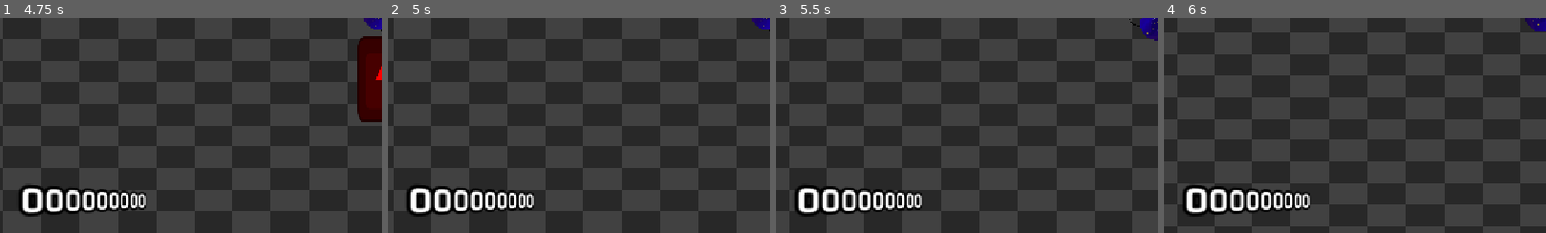
Above: before the commit, frames 1-4 (left to right).
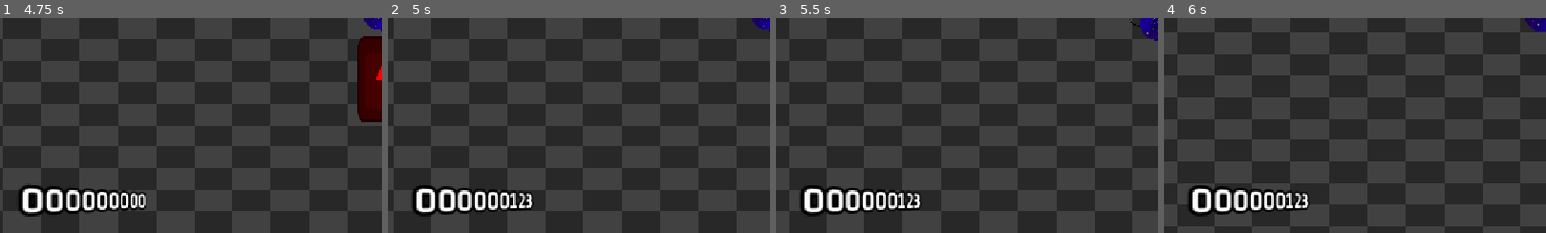
Above: after the commit, the same moments.

Repository: neilavesterinen/Haven-Bounce-Back-Shooter
Game: Godot game, scene res://Scenes/mainmenu/mainmenu.tscn
Same seed, same stepped clock (60 frames per second), same inputs: the game is played once before the commit and once after it. The engine's default icon, where the game draws it, is replaced by a stand-in: a white triangle on a blue panel in a dark square. Sound files missing from this copy of the repository are replaced by a short silence.
Inputs (mouse positions are % of the whole screen's width and height, from its top left):
- Up to frame 1 (4.75 s): click "Play" at 0.5 s; tap Enter at 1.25 s; move the mouse to (72, 45) at 1.27 s; hold D (right) 1.28-2 s; click (72, 45) at 1.35 s; drag from (30, 55) to (51, 50) at 2.02 s; move the mouse to (60, 28) at 2.77 s; hold D (right) 2.78-3.5 s; tap I at 2.85 s; click (60, 28) at 3.05 s; drag from (45, 70) to (15, 73) at 3.52 s; move the mouse to (80, 65) at 4.27 s; hold A (left) from 4.28 s (still down); tap Keypad Enter at 4.35 s; click (80, 65) at 4.55 s
- Up to frame 2 (5 s): keep holding A (left); tap G (debug, bound only after the commit) at 4.9 s
- Up to frame 3 (5.5 s): release A (left) at 5 s; drag from (20, 35) to (35, 25) at 5.02 s
- Up to frame 4 (6 s): move the mouse to (55, 50) at 5.77 s; hold S (down) from 5.78 s (still down); click (55, 50) at 5.85 s
The pictures show only the part of the screen within x 0-50%, y 50-100%; the shares and areas given below are measured in that part.

Frame 1 is identical in both runs. In frame 2, 2.9% of the frame differs, in the area x 4-39%, y 77-93%; in frame 3, 2.9%; in frame 4, 2.9%.

Commit message:
Add some upgrades

Diff:
--- a/upgrade_shop/attribute.gd
+++ b/Scenes/upgrade_shop/attribute.gd
@@ -5,14 +5,14 @@
 
 @export var base_value: float = 1
 
+@export var per_level_addition: float
 @export var per_level_multiplier_addition: float
-@export var per_level_addition: float
 
 
 func get_value_float() -> float:
 	var level := UpgradeManager.get_upgrade_state(connected_upgrade).level
 
-	return base_value * (1 + per_level_multiplier_addition * level) + per_level_addition * level
+	return (base_value + per_level_addition * level) * (1 + per_level_multiplier_addition * level)
 
 
 func get_value_int() -> int:
--- a/upgrade_shop/upgrade.gd
+++ b/Scenes/upgrade_shop/upgrade.gd
@@ -1,3 +1,4 @@
+@tool
 class_name Upgrade
 extends Resource
 
--- a/upgrade_shop/upgrade_shop.tscn
+++ b/Scenes/upgrade_shop/upgrade_shop.tscn
@@ -1,6 +1,6 @@
 [gd_scene format=3 uid="uid://cdnyw3kbutq8b"]
 
-[ext_resource type="Script" uid="uid://c5us4vlp7nbst" path="res://upgrade_shop/upgrade_purchase_button.gd" id="1_56tmu"]
+[ext_resource type="Script" uid="uid://c5us4vlp7nbst" path="res://Scenes/upgrade_shop/upgrade_purchase_button.gd" id="1_56tmu"]
 [ext_resource type="Theme" uid="uid://c3ncu5c4bs85t" path="res://main_theme.theme" id="1_ru6vo"]
 [ext_resource type="Script" uid="uid://beecw5qat2odv" path="res://common/scripts/glue_functions/glue_funcs_level_load.gd" id="3_svnul"]
 [ext_resource type="PackedScene" uid="uid://paan3sdyedo0" path="res://Scenes/game/point_counter.tscn" id="4_ejy1s"]
@@ -113,7 +113,71 @@
 theme_override_constants/separation = 130
 alignment = 1
 
-[node name="ThrowSpeedUpgrade" type="Button" parent="VBoxContainer/HBoxContainer" unique_id=415314928 node_paths=PackedStringArray("price_label")]
+[node name="DamageUpgrade" type="Button" parent="VBoxContainer/HBoxContainer" unique_id=415314928 node_paths=PackedStringArray("price_label")]
+custom_minimum_size = Vector2(172.876, 0)
+layout_mode = 2
+offset_transform_position = Vector2(7.896, 0)
+theme = ExtResource("1_ru6vo")
+theme_override_font_sizes/font_size = 27
+theme_override_styles/normal = SubResource("StyleBoxFlat_svnul")
+theme_override_styles/pressed = SubResource("StyleBoxFlat_ru6vo")
+theme_override_styles/hover = SubResource("StyleBoxFlat_ejy1s")
+text = "Damage"
+script = ExtResource("1_56tmu")
+upgrade = &"damage"
+price_label = NodePath("PriceLabel")
+
+[node name="PriceLabel" type="Label" parent="VBoxContainer/HBoxContainer/DamageUpgrade" unique_id=1875539101]
+layout_mode = 1
+anchors_preset = 3
+anchor_left = 1.0
+anchor_top = 1.0
+anchor_right = 1.0
+anchor_bottom = 1.0
+offset_left = -48.0
+offset_top = -39.0
+offset_right = -18.0
+offset_bottom = -11.0
+grow_horizontal = 0
+grow_vertical = 0
+theme_override_colors/font_color = Color(1, 1, 0.7137255, 1)
+theme_override_font_sizes/font_size = 20
+text = "123"
+vertical_alignment = 1
+
+[node name="MaxHealthUpgrade" type="Button" parent="VBoxContainer/HBoxContainer" unique_id=1696052775 node_paths=PackedStringArray("price_label")]
+custom_minimum_size = Vector2(172.876, 0)
+layout_mode = 2
+offset_transform_position = Vector2(7.896, 0)
+theme = ExtResource("1_ru6vo")
+theme_override_font_sizes/font_size = 27
+theme_override_styles/normal = SubResource("StyleBoxFlat_svnul")
+theme_override_styles/pressed = SubResource("StyleBoxFlat_ru6vo")
+theme_override_styles/hover = SubResource("StyleBoxFlat_ejy1s")
+text = "Health"
+script = ExtResource("1_56tmu")
+upgrade = &"max_health"
+price_label = NodePath("PriceLabel")
+
+[node name="PriceLabel" type="Label" parent="VBoxContainer/HBoxContainer/MaxHealthUpgrade" unique_id=1560738194]
+layout_mode = 1
+anchors_preset = 3
+anchor_left = 1.0
+anchor_top = 1.0
+anchor_right = 1.0
+anchor_bottom = 1.0
+offset_left = -48.0
+offset_top = -39.0
+offset_right = -18.0
+offset_bottom = -11.0
+grow_horizontal = 0
+grow_vertical = 0
+theme_override_colors/font_color = Color(1, 1, 0.7137255, 1)
+theme_override_font_sizes/font_size = 20
+text = "123"
+vertical_alignment = 1
+
+[node name="ThrowDistance" type="Button" parent="VBoxContainer/HBoxContainer" unique_id=245931662 node_paths=PackedStringArray("price_label")]
 custom_minimum_size = Vector2(172.876, 0)
 layout_mode = 2
 offset_transform_position = Vector2(7.896, 0)
@@ -123,12 +187,45 @@
 theme_override_styles/pressed = SubResource("StyleBoxFlat_ru6vo")
 theme_override_styles/hover = SubResource("StyleBoxFlat_ejy1s")
 text = "Throw
-Speed"
-script = ExtResource("1_56tmu")
-upgrade = &"throw_speed"
-price_label = NodePath("PriceLabel")
-
-[node name="PriceLabel" type="Label" parent="VBoxContainer/HBoxContainer/ThrowSpeedUpgrade" unique_id=1875539101]
+Distance"
+script = ExtResource("1_56tmu")
+upgrade = &"orb_throw_distance"
+price_label = NodePath("PriceLabel")
+
+[node name="PriceLabel" type="Label" parent="VBoxContainer/HBoxContainer/ThrowDistance" unique_id=112763113]
+layout_mode = 1
+anchors_preset = 3
+anchor_left = 1.0
+anchor_top = 1.0
+anchor_right = 1.0
+anchor_bottom = 1.0
+offset_left = -48.0
+offset_top = -39.0
+offset_right = -18.0
+offset_bottom = -11.0
+grow_horizontal = 0
+grow_vertical = 0
+theme_override_colors/font_color = Color(1, 1, 0.7137255, 1)
+theme_override_font_sizes/font_size = 20
+text = "123"
+vertical_alignment = 1
+
+[node name="OrbBounceCount" type="Button" parent="VBoxContainer/HBoxContainer" unique_id=381814054 node_paths=PackedStringArray("price_label")]
+custom_minimum_size = Vector2(172.876, 0)
+layout_mode = 2
+offset_transform_position = Vector2(7.896, 0)
+theme = ExtResource("1_ru6vo")
+theme_override_font_sizes/font_size = 27
+theme_override_styles/normal = SubResource("StyleBoxFlat_svnul")
+theme_override_styles/pressed = SubResource("StyleBoxFlat_ru6vo")
+theme_override_styles/hover = SubResource("StyleBoxFlat_ejy1s")
+text = "Orb Max
+Bounces"
+script = ExtResource("1_56tmu")
+upgrade = &"orb_max_bounce_count"
+price_label = NodePath("PriceLabel")
+
+[node name="PriceLabel" type="Label" parent="VBoxContainer/HBoxContainer/OrbBounceCount" unique_id=376565551]
 layout_mode = 1
 anchors_preset = 3
 anchor_left = 1.0
--- a/autoloads/game_state.gd
+++ b/autoloads/game_state.gd
@@ -6,3 +6,8 @@
 	set(value):
 		points = value
 		points_changed.emit(value)
+
+
+func _input(event: InputEvent) -> void:
+	if event.is_action_pressed("debug"):
+		points += 123
--- a/autoloads/upgrade_manager/upgrade_manager.tscn
+++ b/autoloads/upgrade_manager/upgrade_manager.tscn
@@ -1,21 +1,40 @@
 [gd_scene format=3 uid="uid://bc12lhcf1rxw0"]
 
 [ext_resource type="Script" uid="uid://bra7cedw8xlx8" path="res://autoloads/upgrade_manager/upgrade_manager.gd" id="1_e8g8g"]
-[ext_resource type="Script" uid="uid://io38gkndc12b" path="res://upgrade_shop/upgrade.gd" id="2_elkpn"]
-
-[sub_resource type="Resource" id="Resource_nmq5w"]
-script = ExtResource("2_elkpn")
-name = &"throw_speed"
-starting_price = 10.0
-price_increase_multiplier = 1.2
+[ext_resource type="Script" uid="uid://io38gkndc12b" path="res://Scenes/upgrade_shop/upgrade.gd" id="2_elkpn"]
 
 [sub_resource type="Resource" id="Resource_5l446"]
+resource_name = "max_health"
 script = ExtResource("2_elkpn")
 name = &"max_health"
+starting_price = 4.0
+price_increase_multiplier = 1.3
+metadata/_custom_type_script = "uid://io38gkndc12b"
+
+[sub_resource type="Resource" id="Resource_ejy1s"]
+resource_name = "damage"
+script = ExtResource("2_elkpn")
+name = &"damage"
 starting_price = 15.0
-price_increase_multiplier = 1.3
+price_increase_multiplier = 1.5
+metadata/_custom_type_script = "uid://io38gkndc12b"
+
+[sub_resource type="Resource" id="Resource_5teet"]
+resource_name = "orb_throw_distance"
+script = ExtResource("2_elkpn")
+name = &"orb_throw_distance"
+starting_price = 5.0
+price_increase_multiplier = 1.2
+metadata/_custom_type_script = "uid://io38gkndc12b"
+
+[sub_resource type="Resource" id="Resource_mcqm0"]
+resource_name = "orb_max_bounce_count"
+script = ExtResource("2_elkpn")
+name = &"orb_max_bounce_count"
+starting_price = 10.0
+price_increase_multiplier = 1.5
 metadata/_custom_type_script = "uid://io38gkndc12b"
 
 [node name="UpgradeManager" type="Node" unique_id=1160552505]
 script = ExtResource("1_e8g8g")
-upgrades = Array[ExtResource("2_elkpn")]([SubResource("Resource_nmq5w"), SubResource("Resource_5l446")])
+upgrades = Array[ExtResource("2_elkpn")]([SubResource("Resource_5l446"), SubResource("Resource_ejy1s"), SubResource("Resource_5teet"), SubResource("Resource_mcqm0")])
--- a/enemy/enemy.gd
+++ b/enemy/enemy.gd
@@ -17,7 +17,7 @@
 	player = get_tree().get_first_node_in_group("player")
 
 
-func _process(delta: float) -> void:
+func _process(_delta: float) -> void:
 	if not player:
 		return
 
@@ -38,7 +38,7 @@
 
 
 func take_damage(damage: int) -> void:
-	health -= 1
+	health -= damage
 	modulate.a = 1.0 / MAX_HEALTH * health
 	if health <= 0:
 		GameState.points += 1
--- a/player/orb.gd
+++ b/player/orb.gd
@@ -8,6 +8,8 @@
 const CATCH_RADIUS := 50.0
 
 @export var explode: PackedScene
+@export var max_bounces: Attribute
+@export var damage: Attribute
 
 var player: Player
 
@@ -16,7 +18,6 @@
 var target_position: Vector2
 
 var bounce_count := 0 # enemy deflections used so far
-var max_bounces := 3
 
 var bouncing_back := false
 
@@ -72,19 +73,18 @@
 
 	if (
 		not bouncing_back
-		and global_position.distance_squared_to(target_position) <= CATCH_RADIUS * CATCH_RADIUS
+		and global_position.distance_squared_to(target_position) <= CATCH_RADIUS ** 2
 	):
 		bounce_dir = global_position.direction_to(player.global_position)
 		bounce_back()
 
 	if (
 		bouncing_back and player
-		and global_position.distance_squared_to(player.global_position)
-		<= CATCH_RADIUS * CATCH_RADIUS
+		and global_position.distance_squared_to(player.global_position) <= CATCH_RADIUS ** 2
 	):
 		exploder()
 
-	if bounce_count >= max_bounces:
+	if bounce_count >= max_bounces.get_value_int():
 		modulate = Color("3c3c3c79")
 		trail.gradient.set_color(1, Color("ae5fff5e"))
 		if area:
@@ -118,12 +118,12 @@
 
 
 func _on_body_entered(body: Node2D) -> void:
-	if not body is Enemy:
+	var enemy := body as Enemy
+	if not enemy:
 		return
-	var enemy := body as Enemy
-	enemy.take_damage(1)
+	enemy.take_damage(damage.get_value_int())
 
-	if max_bounces > 0 and bounce_count >= max_bounces:
+	if max_bounces.get_value_int() > 0 and bounce_count >= max_bounces.get_value_int():
 		return
 
 	var normal := (global_position - body.global_position).normalized()
--- a/player/orb.tscn
+++ b/player/orb.tscn
@@ -1,8 +1,22 @@
 [gd_scene format=3 uid="uid://umirppnct2kf"]
 
-[ext_resource type="Script" uid="uid://d1jarkgnb5njx" path="res://player/orb.gd" id="1_xdlj8"]
+[ext_resource type="Script" uid="uid://cvy4uon101242" path="res://player/orb.gd" id="1_xdlj8"]
 [ext_resource type="PackedScene" uid="uid://c2qh7hod53jnk" path="res://player/explode.tscn" id="2_80hed"]
 [ext_resource type="Texture2D" uid="uid://bts5cmqp8s4mi" path="res://player/orb.png" id="2_t05rj"]
+[ext_resource type="Script" uid="uid://ddqn6q6ugwa1" path="res://Scenes/upgrade_shop/attribute.gd" id="3_80hed"]
+
+[sub_resource type="Resource" id="Resource_atcwq"]
+script = ExtResource("3_80hed")
+connected_upgrade = &"orb_max_bounce_count"
+base_value = 3.0
+per_level_addition = 1.0
+metadata/_custom_type_script = "uid://ddqn6q6ugwa1"
+
+[sub_resource type="Resource" id="Resource_y7nc4"]
+script = ExtResource("3_80hed")
+connected_upgrade = &"damage"
+per_level_addition = 1.0
+metadata/_custom_type_script = "uid://ddqn6q6ugwa1"
 
 [sub_resource type="Curve" id="Curve_t05rj"]
 _data = [Vector2(0, 0), 0.0, 0.0, 0, 0, Vector2(1, 1), 0.0, 0.0, 0, 0]
@@ -22,6 +36,8 @@
 max_contacts_reported = 1
 script = ExtResource("1_xdlj8")
 explode = ExtResource("2_80hed")
+max_bounces = SubResource("Resource_atcwq")
+damage = SubResource("Resource_y7nc4")
 
 [node name="Sprite2D" type="Sprite2D" parent="." unique_id=1867965121]
 z_index = 2
--- a/player/player.gd
+++ b/player/player.gd
@@ -1,7 +1,8 @@
+class_name Player
 extends CharacterBody2D
-class_name Player
 
 @export var SPEED := 700.0
+@export var throw_distance: Attribute
 
 @export var orb_scene: PackedScene
 
@@ -13,7 +14,8 @@
 
 var health := 10
 
-func _physics_process(delta: float) -> void:
+
+func _physics_process(_delta: float) -> void:
 	var direction := Input.get_vector("left", "right", "up", "down")
 	if direction:
 		velocity = direction * SPEED
@@ -37,7 +39,10 @@
 
 		var orb_node: Orb = orb_scene.instantiate()
 		orb_node.player = self
-		orb_node.target_position = orb_spawn.global_position + Vector2(400, 0).rotated(weapon_node.global_rotation)
+		orb_node.target_position = orb_spawn.global_position + Vector2(
+			throw_distance.get_value_float(),
+			0,
+		).rotated(weapon_node.global_rotation)
 
 		get_tree().root.add_child(orb_node)
 		orb_node.global_position = orb_spawn.global_position
--- a/player/player.tscn
+++ b/player/player.tscn
@@ -7,7 +7,15 @@
 [ext_resource type="Texture2D" uid="uid://bts5cmqp8s4mi" path="res://player/orb.png" id="4_qjkh3"]
 [ext_resource type="Script" uid="uid://cqskt154x6qro" path="res://common/scripts/interface_like/damageable/damageable_ext.gd" id="6_g6k8r"]
 [ext_resource type="Script" uid="uid://br8i36eukrxwy" path="res://player/player_health.gd" id="7_rgyib"]
-[ext_resource type="Script" uid="uid://ddqn6q6ugwa1" path="res://upgrade_shop/attribute.gd" id="8_hg6s5"]
+[ext_resource type="Script" uid="uid://ddqn6q6ugwa1" path="res://Scenes/upgrade_shop/attribute.gd" id="8_hg6s5"]
+
+[sub_resource type="Resource" id="Resource_e8g8g"]
+script = ExtResource("8_hg6s5")
+connected_upgrade = &"orb_throw_distance"
+base_value = 400.0
+per_level_addition = 20.0
+per_level_multiplier_addition = 0.01
+metadata/_custom_type_script = "uid://ddqn6q6ugwa1"
 
 [sub_resource type="CircleShape2D" id="CircleShape2D_rgyib"]
 radius = 33.64
@@ -25,6 +33,7 @@
 [node name="Player" type="CharacterBody2D" unique_id=1329971783 node_paths=PackedStringArray("weapon_node", "orb_sprite", "orb_spawn") groups=["player"]]
 motion_mode = 1
 script = ExtResource("1_onrkg")
+throw_distance = SubResource("Resource_e8g8g")
 orb_scene = ExtResource("2_g1dw6")
 weapon_node = NodePath("Weapon")
 orb_sprite = NodePath("Weapon/Sprite2D2")
--- a/project.godot
+++ b/project.godot
@@ -102,6 +102,11 @@
 , Object(InputEventJoypadButton,"resource_local_to_scene":false,"resource_name":"","device":-1,"button_index":12,"pressure":0.0,"pressed":true,"script":null)
 ]
 }
+debug={
+"deadzone": 0.2,
+"events": [Object(InputEventKey,"resource_local_to_scene":false,"resource_name":"","device":-1,"window_id":0,"alt_pressed":false,"shift_pressed":false,"ctrl_pressed":false,"meta_pressed":false,"pressed":false,"keycode":0,"physical_keycode":71,"key_label":0,"unicode":103,"location":0,"echo":false,"script":null)
+]
+}
 
 [layer_names]
 
Renamed: upgrade_shop/attribute.gd.uid -> Scenes/upgrade_shop/attribute.gd.uid
Renamed: upgrade_shop/upgrade.gd.uid -> Scenes/upgrade_shop/upgrade.gd.uid
Renamed: upgrade_shop/upgrade_purchase_button.gd -> Scenes/upgrade_shop/upgrade_purchase_button.gd
Renamed: upgrade_shop/upgrade_purchase_button.gd.uid -> Scenes/upgrade_shop/upgrade_purchase_button.gd.uid
Not shown, changed: player/orb.gd.uid
